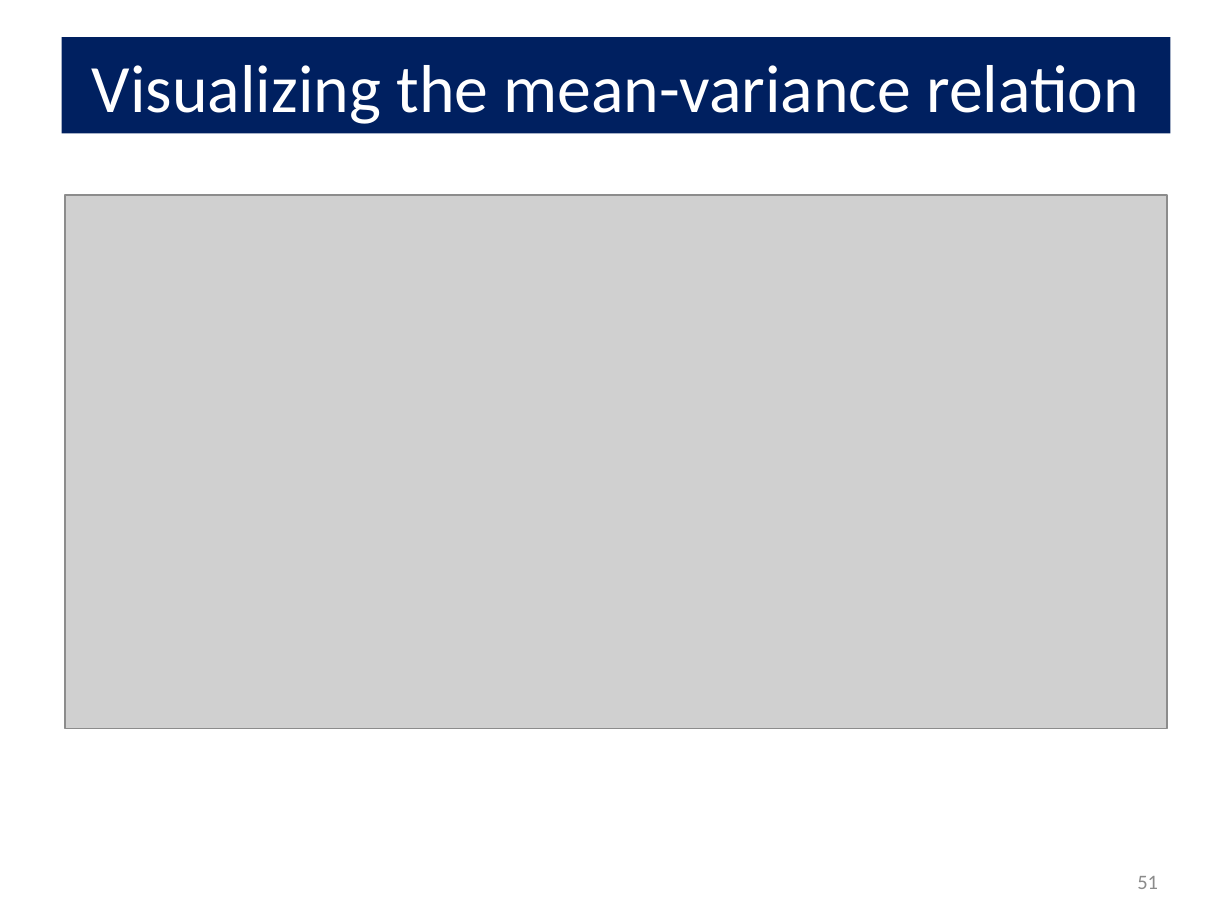
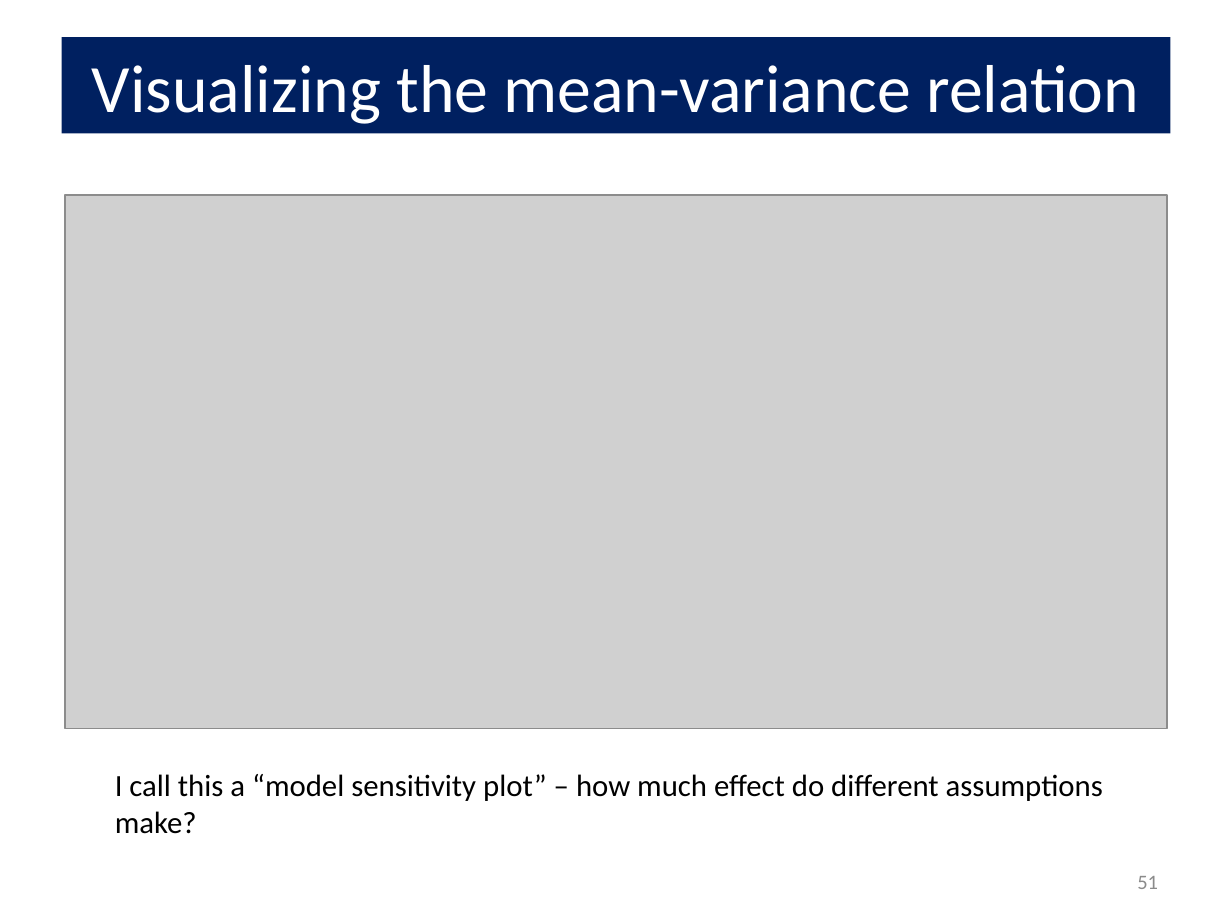
Before and after one commit to friendly/psy6136, a slide deck: slide 51 of docs/lectures/09-CountData.pptx. Drawn at 1232x924 pixels with LibreOffice and Linux fonts; fonts in the diff are those of the drawing; grey boxes stand for pictures. Boxes give left, top, right and bottom in pixels: in the first picture for what was removed or moved away, otherwise in the second. Text is boxed around its words. In the diff, an @@ line names an element or a change of style, - is before the commit and + after.

```diff
--- a/docs/lectures/09-CountData.pptx
+++ b/docs/lectures/09-CountData.pptx
@@ text added at <box>115,774,1103,834</box>, 18 pt, text #000000 @@
+I call this a “model sensitivity plot” – how much effect do different assumptions make?
```
Also in this commit, not shown: 6 other slides changed, 11 other files.
